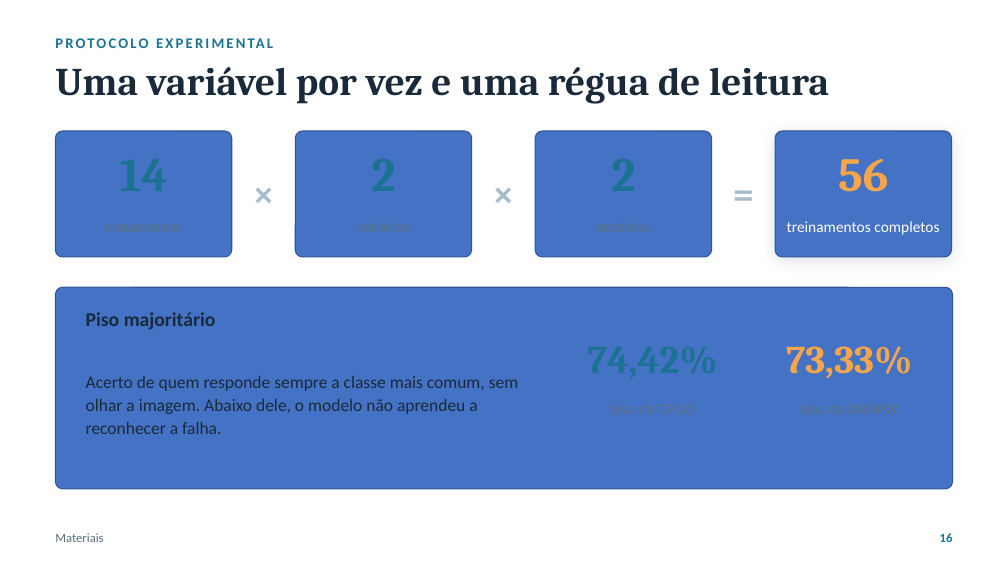
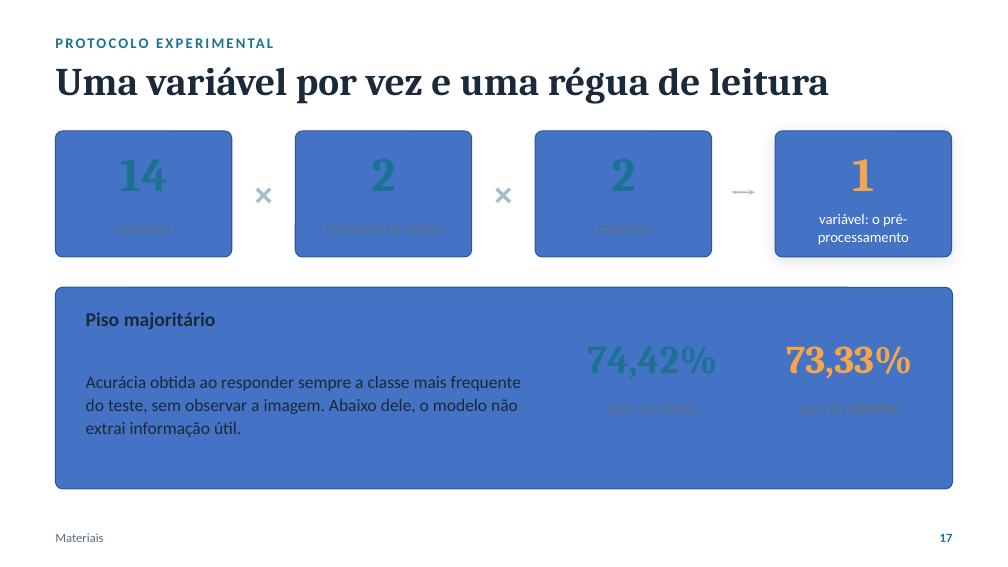
Before and after one commit to luanws/masters-thesis, a slide deck: slide 17 of presentation/defesa.odp (slide 16 before the commit). Drawn at 1008x567 pixels with LibreOffice and Linux fonts; fonts in the diff are those of the drawing. Boxes give left, top, right and bottom in pixels: in the first picture for what was removed or moved away, otherwise in the second. Text is boxed around its words. In the diff, an @@ line names an element or a change of style, - is before the commit and + after.

```diff
--- a/presentation/defesa.odp
+++ b/presentation/defesa.odp
@@ text at bbox=[712, 161, 775, 222]: text changed @@
-=
+→
@@ text at bbox=[852, 159, 874, 191]: text changed @@
-56
+1
@@ text at bbox=[818, 214, 909, 245]: text changed; size 11 to 10.5 pt @@
-treinamentos completos
+variável: o pré-processamento
@@ text at bbox=[86, 376, 521, 437]: text changed @@
-Acerto de quem responde sempre a classe mais comum, sem olhar a imagem. Abaixo dele, o modelo não aprendeu a reconhecer a falha.
+Acurácia obtida ao responder sempre a classe mais frequente do teste, sem observar a imagem. Abaixo dele, o modelo não extrai informação útil.
@@ text at bbox=[940, 533, 953, 542]: text changed @@
-16
+17
```
Also in this commit, not shown: 18 other slides changed, 7 slides added, 14 slides removed, 3 other files.
